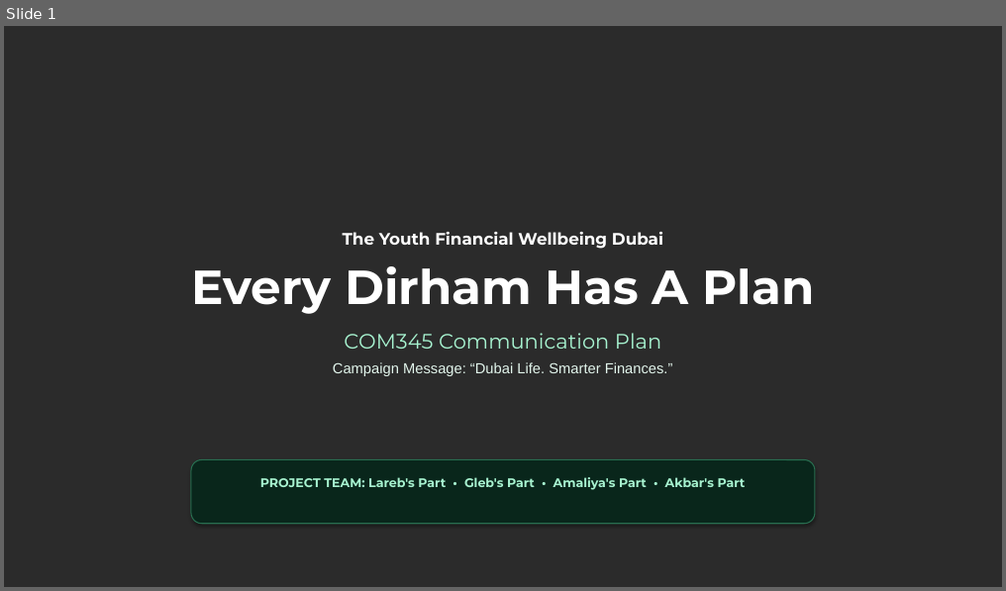
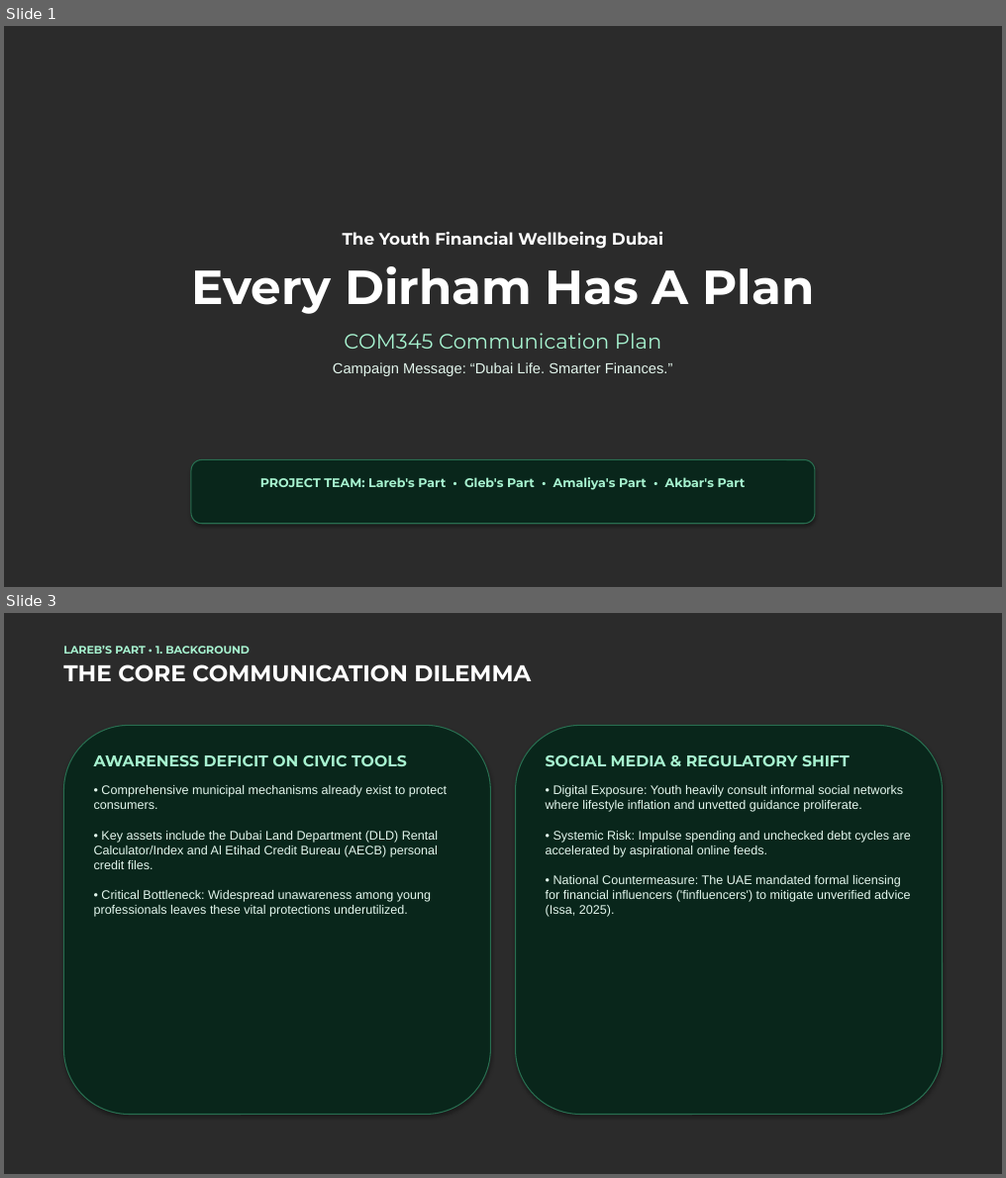
Before and after one commit to balaji4948/dubai-life-smarter-finances-com345, a slide deck: Dubai_Life_Smarter_Finances_COM345.pptx. Shown one above the other, each under a label of ours: slide 1 before the commit, slides 1 and 3 after it; the slides between them are not shown. The pictures are 1006x591 and 1006x1178 pixels, drawn with LibreOffice and Linux fonts; fonts in the diff are those of the drawing; background and template pictures are left out; a plain dark background stands for a picture behind light text. Boxes give left, top, right and bottom in pixels: in the first picture for what was removed or moved away, otherwise in the second. Text is boxed around its words. In the diff, an @@ line names an element or a change of style, - is before the commit and + after.

```diff
--- a/Dubai_Life_Smarter_Finances_COM345.pptx
+++ b/Dubai_Life_Smarter_Finances_COM345.pptx
@@ slide 3 added at (x1=4, y1=613, x2=1002, y2=1174), background picture (left out) @@
@@ text added at (x1=63, y1=645, x2=531, y2=682), 22 pt, text #FFFFFF, bold @@
+LAREB’S PART • 1. BACKGROUND
+THE CORE COMMUNICATION DILEMMA
@@ rounded rectangle added at (x1=63, y1=725, x2=491, y2=1115), fill #09261B, outline #286E50 1 pt @@
@@ rounded rectangle added at (x1=515, y1=725, x2=943, y2=1115), fill #09261B, outline #286E50 1 pt @@
@@ text added at (x1=94, y1=756, x2=447, y2=917), 12 pt, text #E2F5EC @@
+AWARENESS DEFICIT ON CIVIC TOOLS
+• Comprehensive municipal mechanisms already exist to protect consumers.
+• Key assets include the Dubai Land Department (DLD) Rental Calculator/Index and Al Etihad Credit Bureau (AECB) personal credit files.
+• Critical Bottleneck: Widespread unawareness among young professionals leaves these vital protections underutilized.
@@ text added at (x1=546, y1=756, x2=911, y2=917), 12 pt, text #E2F5EC @@
+SOCIAL MEDIA & REGULATORY SHIFT
+• Digital Exposure: Youth heavily consult informal social networks where lifestyle inflation and unvetted guidance proliferate.
+• Systemic Risk: Impulse spending and unchecked debt cycles are accelerated by aspirational online feeds.
+• National Countermeasure: The UAE mandated formal licensing for financial influencers ('finfluencers') to mitigate unverified advice (Issa, 2025).
```
Also in this commit, not shown: 11 slides changed, 1 other slide added, 1 slide removed, 4 other files.
